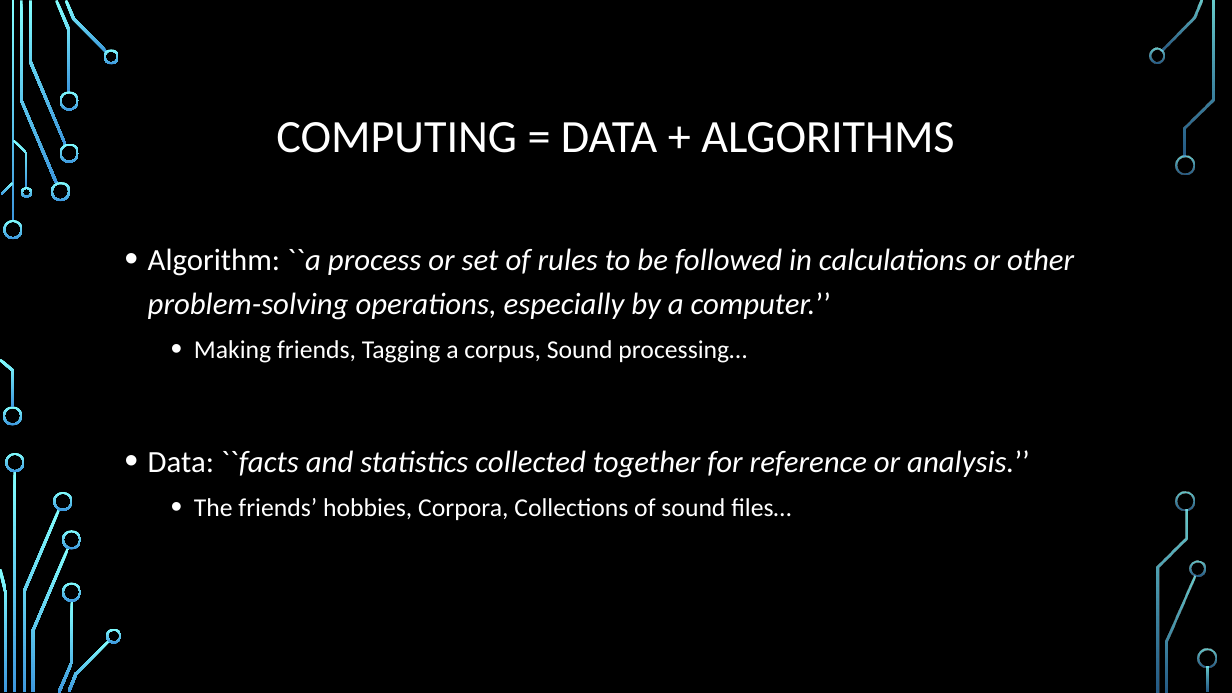
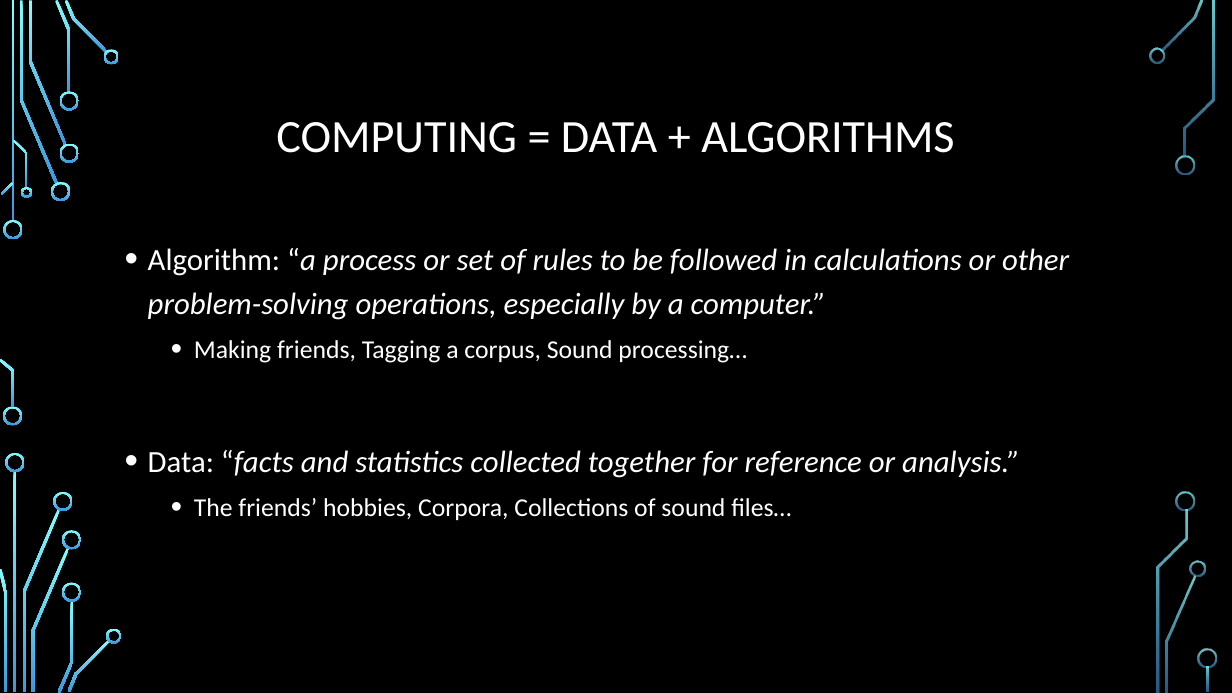
Before and after one commit to venelink/python_course, a slide deck: slide 8 of Slides/01_Introduction.pptx. Drawn at 1232x693 pixels with LibreOffice and Linux fonts; fonts in the diff are those of the drawing; background and template pictures are left out. Boxes give left, top, right and bottom in pixels: in the first picture for what was removed or moved away, otherwise in the second. Text is boxed around its words. In the diff, an @@ line names an element or a change of style, - is before the commit and + after.

```diff
--- a/Slides/01_Introduction.pptx
+++ b/Slides/01_Introduction.pptx
@@ text at box(148, 248, 1069, 320): text changed @@
-• Algorithm: ``a process or set of rules to be followed in calculations or other problem-solving operations, especially by a computer.’’
+• Algorithm: “a process or set of rules to be followed in calculations or other problem-solving operations, especially by a computer.”
@@ text at box(148, 450, 1020, 478): text changed @@
-• Data: ``facts and statistics collected together for reference or analysis.’’
+• Data: “facts and statistics collected together for reference or analysis.”
```
Also in this commit, not shown: 6 other slides changed.
